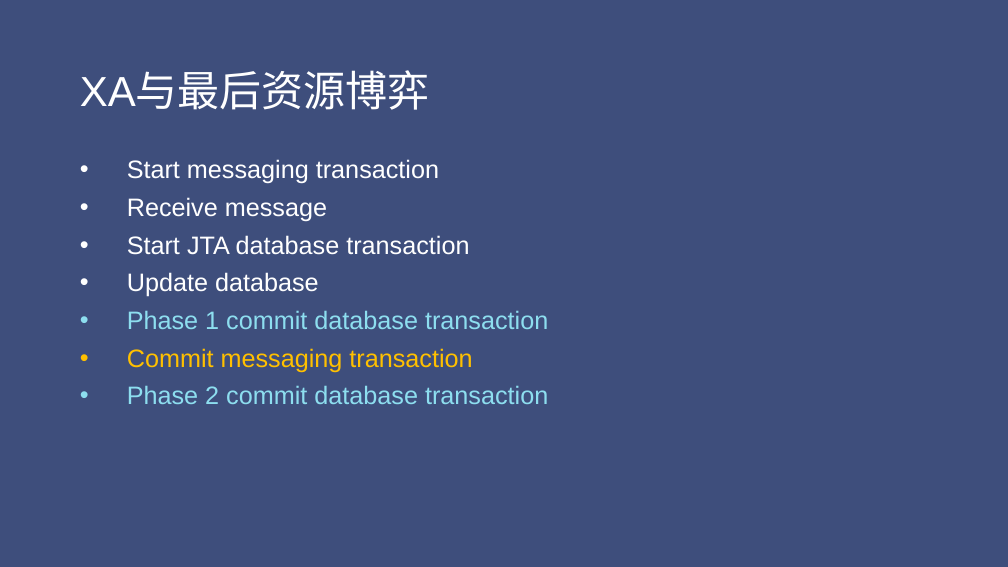
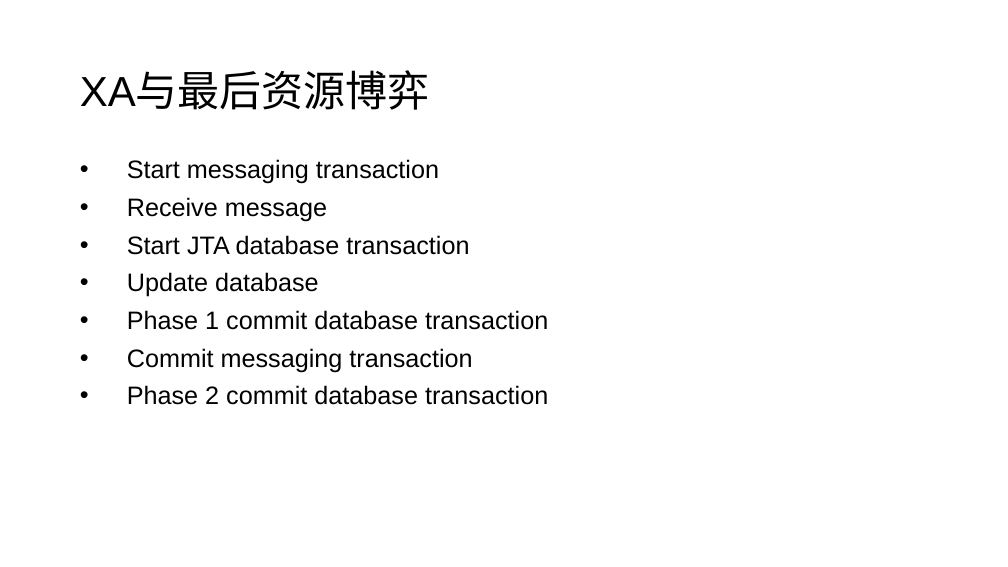
Before and after one commit to jungle0127/springcloudstudy, a slide deck: slide 47 of docs/distributedsystemtransaction.pptx. Drawn at 1008x567 pixels with LibreOffice and Linux fonts; fonts in the diff are those of the drawing. Boxes give left, top, right and bottom in pixels: in the first picture for what was removed or moved away, otherwise in the second. Text is boxed around its words. In the diff, an @@ line names an element or a change of style, - is before the commit and + after.

Commit message:
updated master style of slides

```diff
--- a/docs/distributedsystemtransaction.pptx
+++ b/docs/distributedsystemtransaction.pptx
@@ background #3E4E7C to #FFFFFF @@
@@ title "XA与最后资源博弈" at bbox=[80, 72, 430, 110]: text colour #FFFFFF to #000000 @@
@@ text "Start messaging transaction" at bbox=[127, 159, 548, 405]: text colour #FFFFFF to #000000 in "Start messaging transaction", "Receive message", "Start JTA database transaction", "Update database"; text colour #8DDEEF to #000000 in "Phase 1 commit database transaction", "Phase 2 commit database transaction"; text colour #FFC000 to #000000 in "Commit messaging transaction" @@
```
Also in this commit, not shown: 90 other slides changed, 1 slide added, 1 slide removed.
